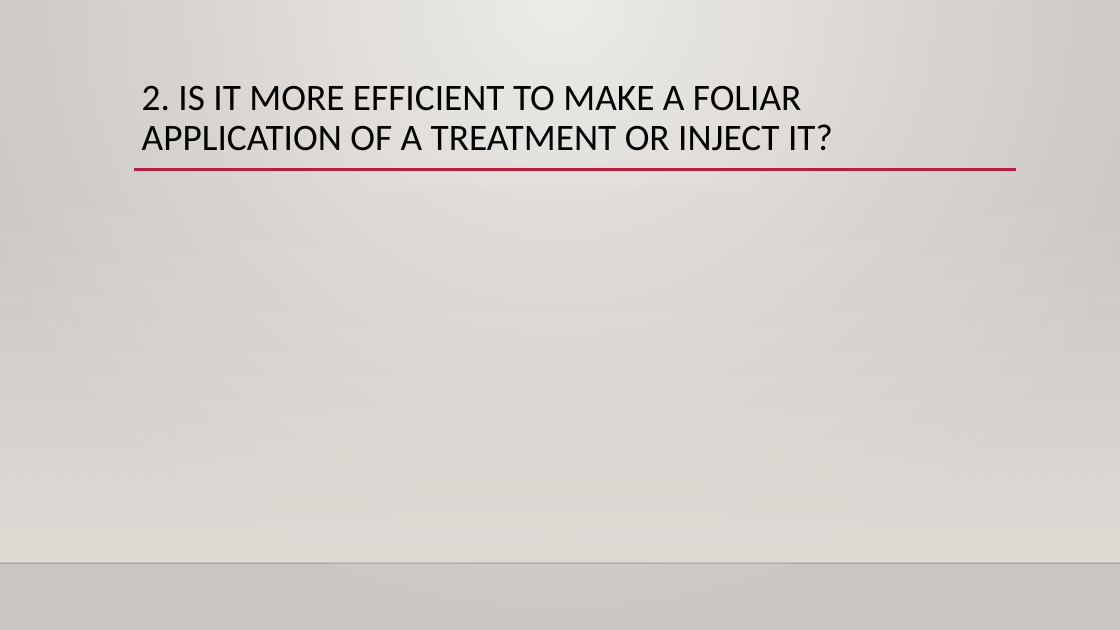
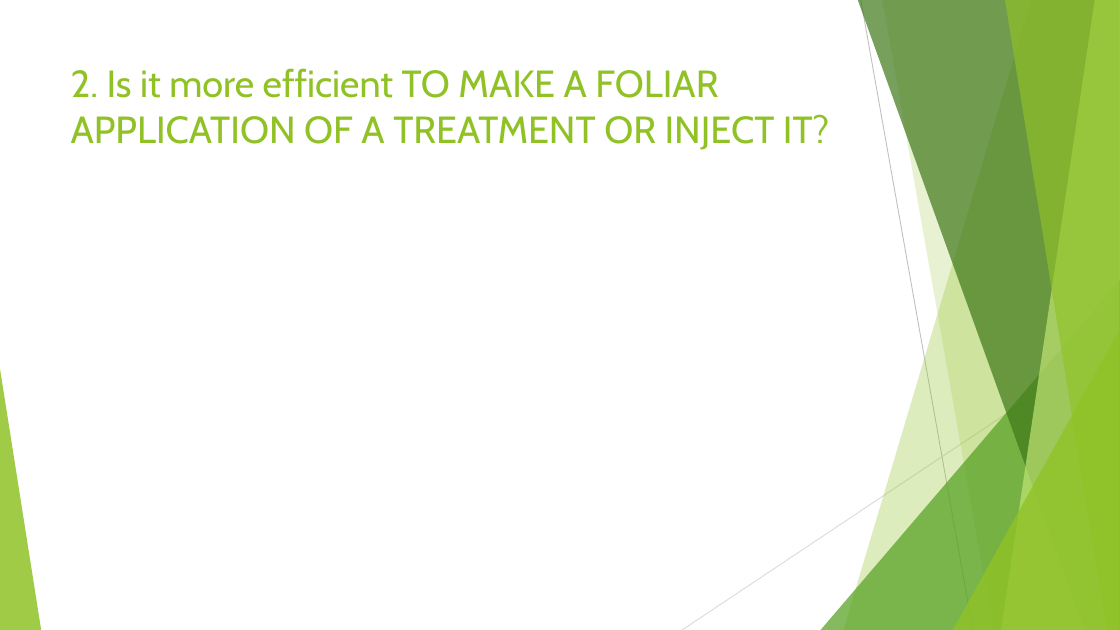
Before and after one commit to dvalher00/PracticasLabBio, a slide deck: slide 9 of Actividad 3 (INSECTICIDAS EN ÁRBOLES)/PRESENTATION EFFICACY TREATMENT - DAVID VALCÁRCEL.pptx (slide 5 before the commit). Drawn at 1120x630 pixels with LibreOffice and Linux fonts; fonts in the diff are those of the drawing; background and template pictures are left out. Boxes give left, top, right and bottom in pixels: in the first picture for what was removed or moved away, otherwise in the second. Text is boxed around its words. In the diff, an @@ line names an element or a change of style, - is before the commit and + after.

```diff
--- a/Actividad 3 (INSECTICIDAS EN ÁRBOLES)/PRESENTATION EFFICACY TREATMENT - DAVID VALCÁRCEL.pptx
+++ b/Actividad 3 (INSECTICIDAS EN ÁRBOLES)/PRESENTATION EFFICACY TREATMENT - DAVID VALCÁRCEL.pptx
@@ background gradient #ECEAE7 to #CAC7C1 to #FFFFFF @@
@@ title at [71, 68, 829, 150]: text changed; size 32 to 32.4 pt; font Calibri to Cabin; text colour #000000 to #90C226 @@
-2. IS IT MORE EFFICIENT TO MAKE A FOLIAR APPLICATION OF A TREATMENT OR INJECT IT?
+2. Is it more efficient TO MAKE A FOLIAR APPLICATION OF A TREATMENT OR INJECT IT?
@@ line removed from (134, 170) to (1017, 170) @@
@@ rectangle removed at [0, 186, 1120, 563] @@
@@ group added at [0, 0, 1120, 630]: 5 freeform shapes, 3 triangles, 2 lines @@
@@ line removed from (0, 563) to (1120, 563) @@
```
Also in this commit, not shown: 3 other slides changed, 8 slides added, 2 slides removed, 52 other files.
